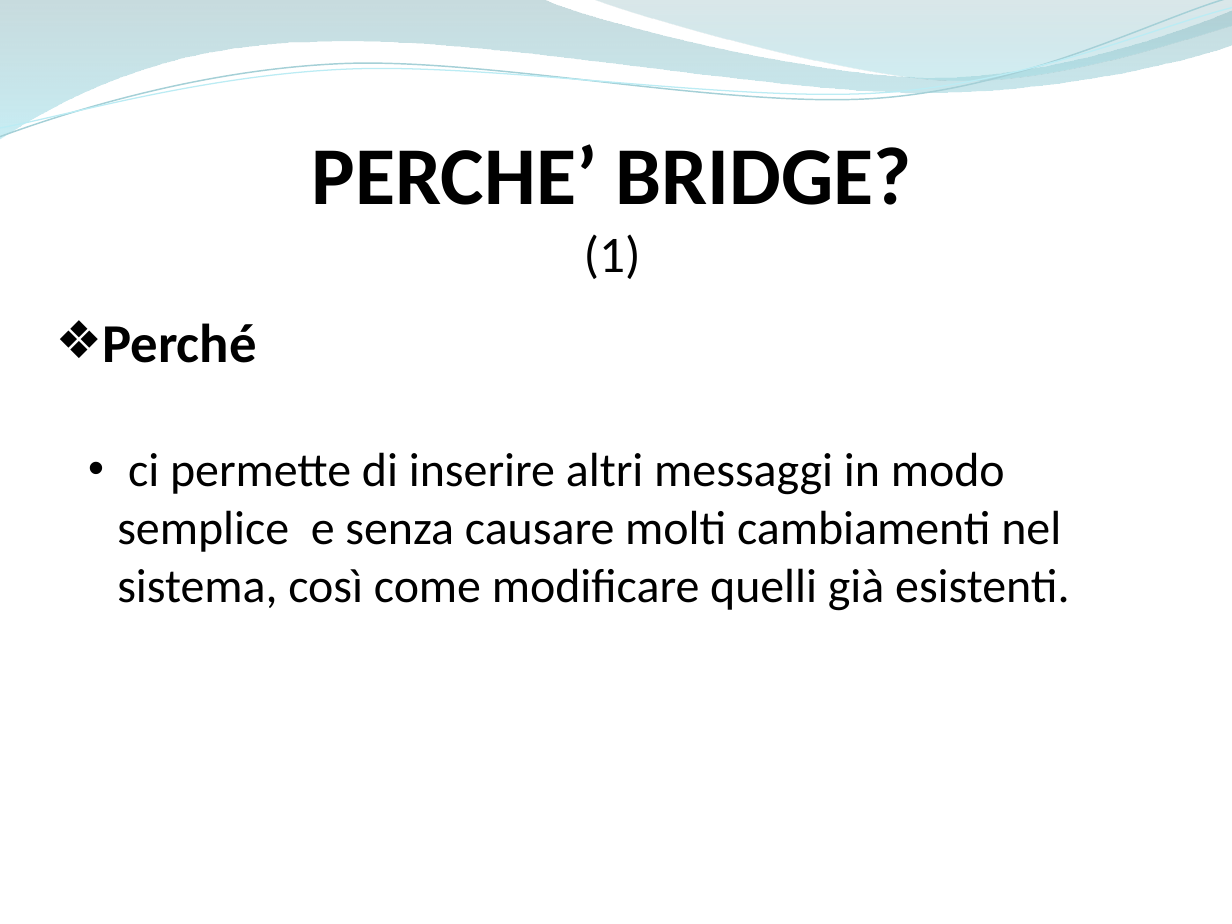
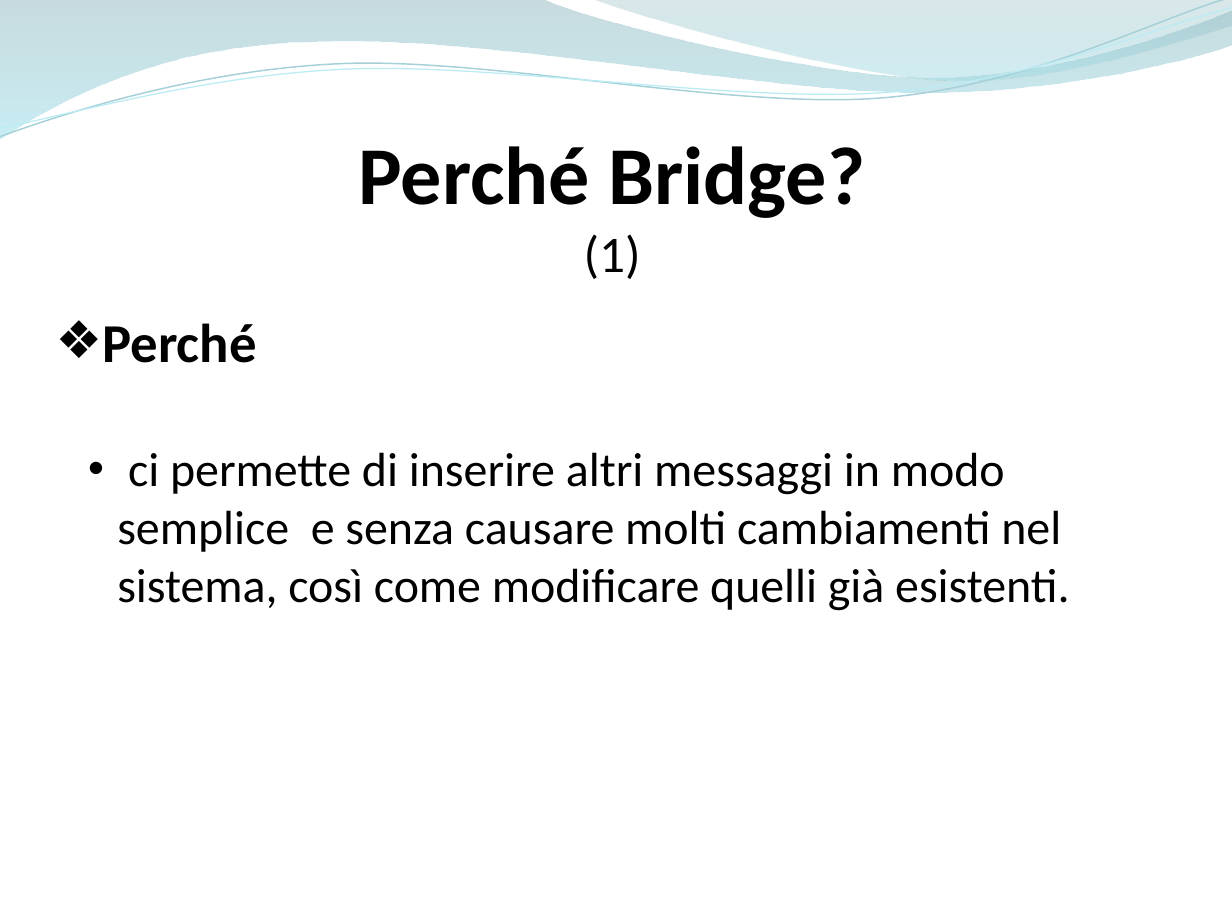
Before and after one commit to ammirate/at-silo, a slide deck: slide 98 of Presentazione/Atsilo1/[BOZZA] Atsilo_A_PresentazioneFinale copia.pptx (slide 82 before the commit). Drawn at 1232x924 pixels with LibreOffice and Linux fonts; fonts in the diff are those of the drawing. Boxes give left, top, right and bottom in pixels: in the first picture for what was removed or moved away, otherwise in the second. Text is boxed around its words. In the diff, an @@ line names an element or a change of style, - is before the commit and + after.

```diff
--- a/Presentazione/Atsilo1/[BOZZA] Atsilo_A_PresentazioneFinale copia.pptx
+++ b/Presentazione/Atsilo1/[BOZZA] Atsilo_A_PresentazioneFinale copia.pptx
@@ text at <box>359,146,865,218</box>: text changed @@
-PERCHE’ BRIDGE?
+Perché Bridge?
```
Also in this commit, not shown: 12 other slides changed, 18 slides added, 2 slides removed.
